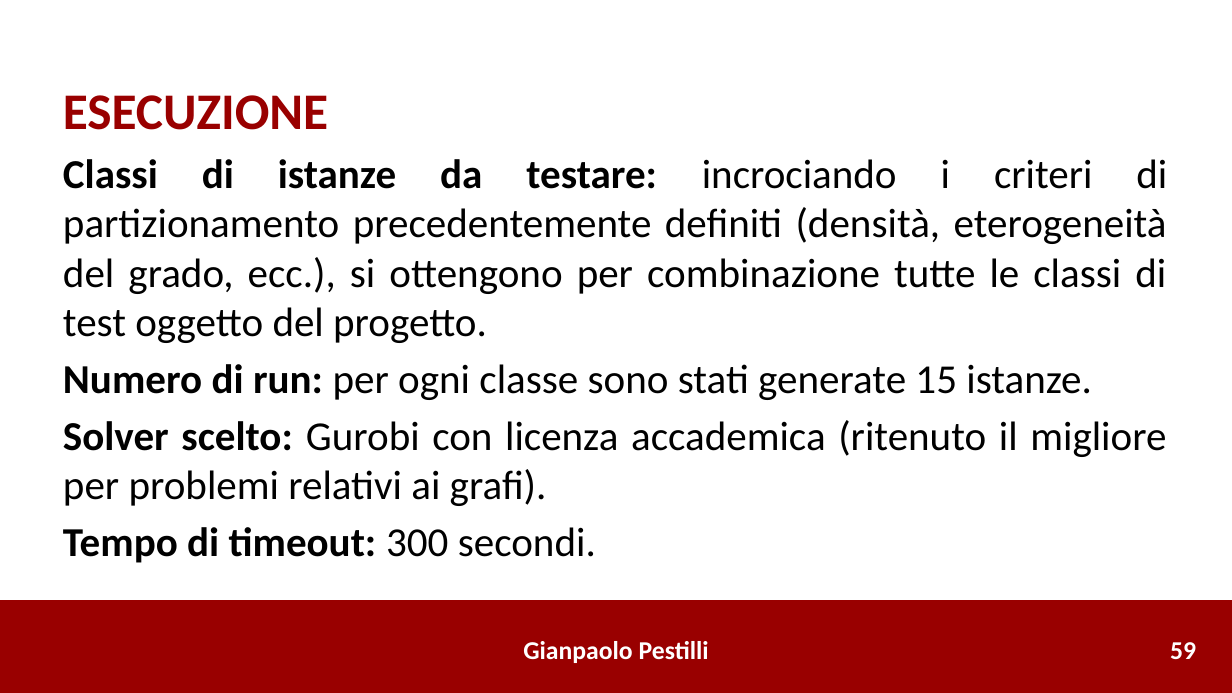
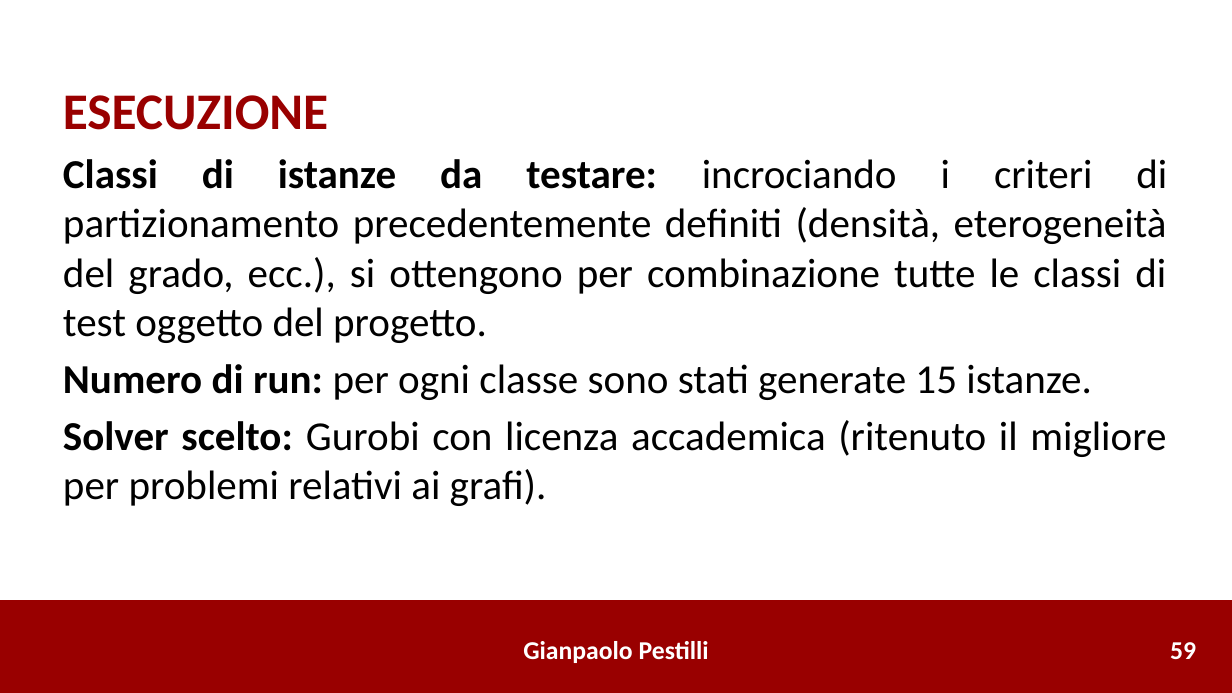
Before and after one commit to gianpaolo-pestilli/amod_project, a slide deck: slide 61 of Risultati_0386492.pptx. Drawn at 1232x693 pixels with LibreOffice and Linux fonts; fonts in the diff are those of the drawing. Boxes give left, top, right and bottom in pixels: in the first picture for what was removed or moved away, otherwise in the second. Text is boxed around its words. In the diff, an @@ line names an element or a change of style, - is before the commit and + after.

```diff
--- a/Risultati_0386492.pptx
+++ b/Risultati_0386492.pptx
@@ text at (x1=63, y1=527, x2=596, y2=563): paragraph removed @@
-Tempo di timeout: 300 secondi.
```
Also in this commit, not shown: 3 other slides changed, 1 slide added, 12 other files.
